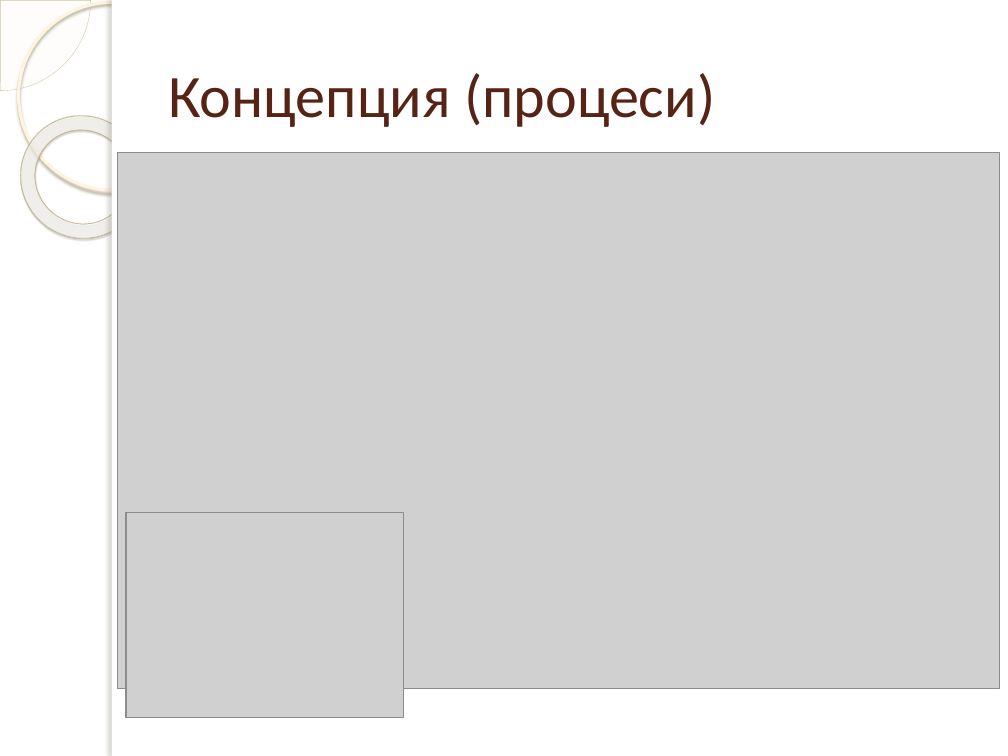
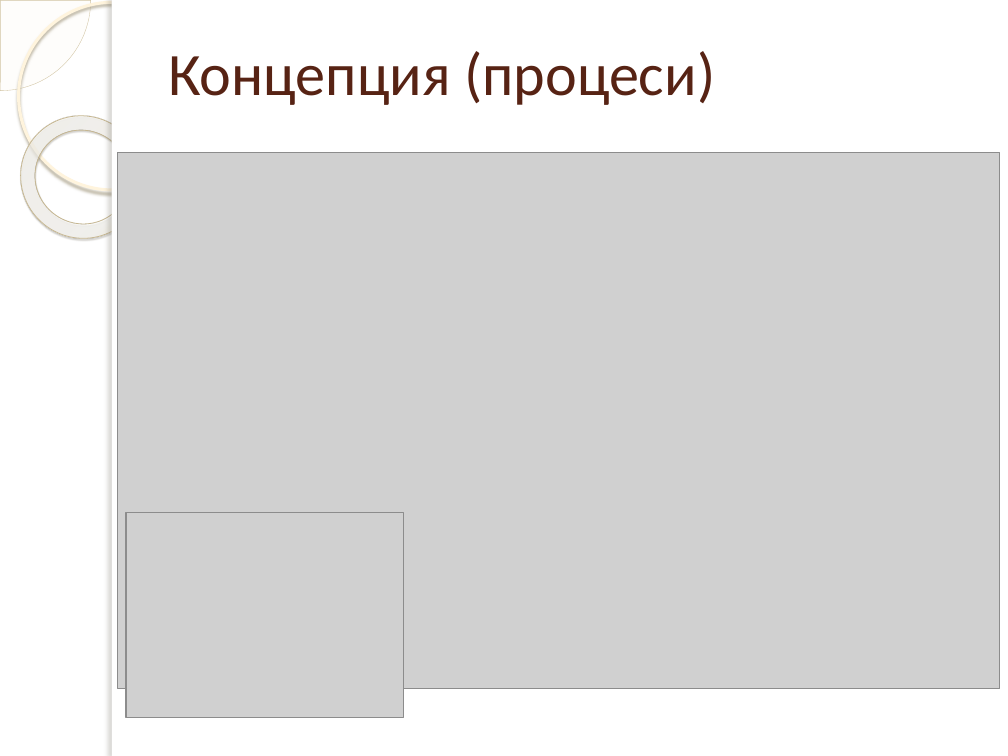
Before and after one commit to dmanev/ArchExtractor, a slide deck: slide 7 of ArchExtractor/doc/Presentation.pptx. Drawn at 1008x756 pixels with LibreOffice and Linux fonts; fonts in the diff are those of the drawing; grey boxes stand for pictures; background and template pictures are left out. Boxes give left, top, right and bottom in pixels: in the first picture for what was removed or moved away, otherwise in the second. Text is boxed around its words. In the diff, an @@ line names an element or a change of style, - is before the commit and + after.

```diff
--- a/ArchExtractor/doc/Presentation.pptx
+++ b/ArchExtractor/doc/Presentation.pptx
@@ title "Концепция (процеси)": place and size @@
-title "Концепция (процеси)" at box(168, 73, 715, 127)
+title "Концепция (процеси)" at box(168, 51, 715, 105)
```
Also in this commit, not shown: 5 other slides changed, 8 slides added, 3 other files.
